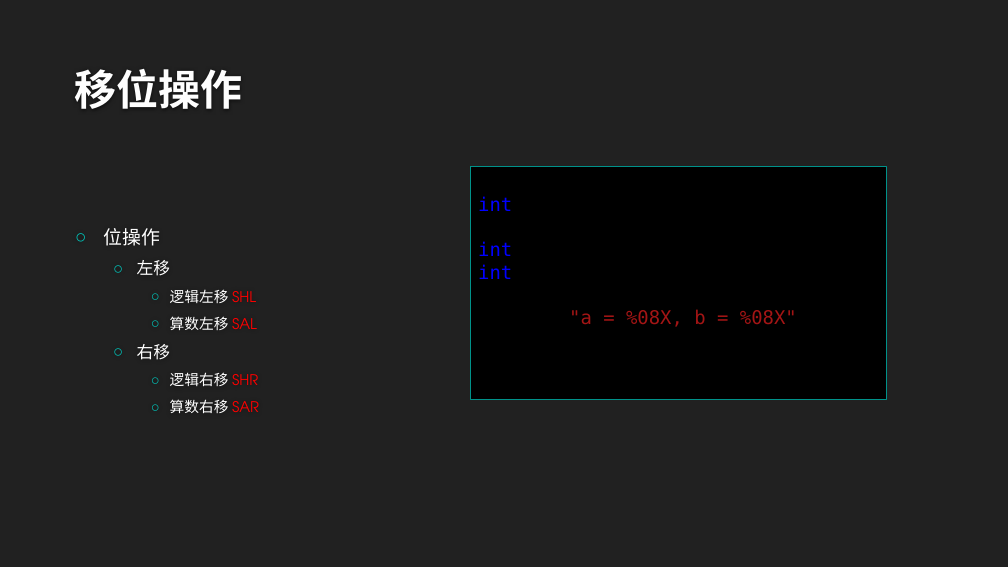
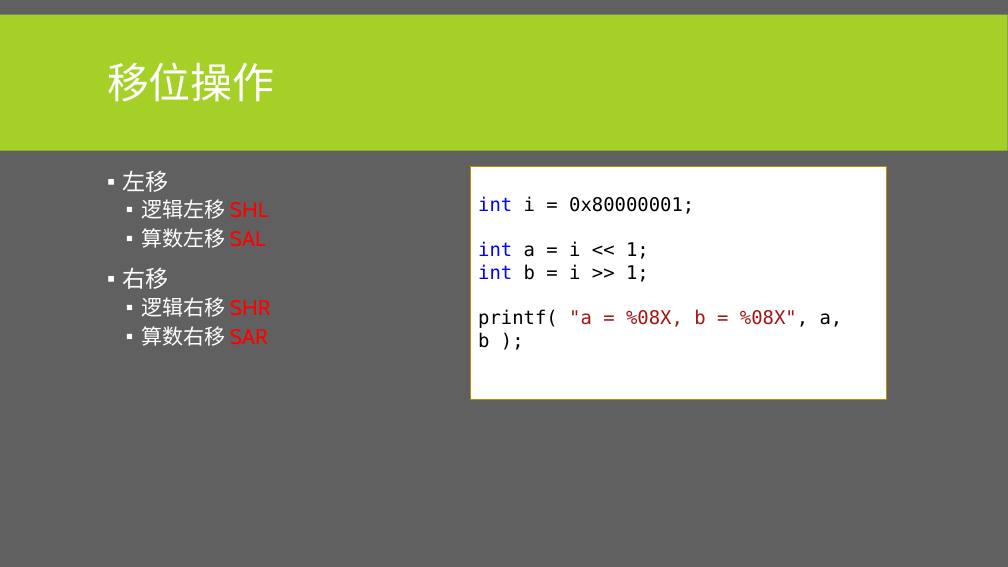
Before and after one commit to albertclass/Lessons, a slide deck: slide 16 of advance c++/courseware.pptx. Drawn at 1008x567 pixels with LibreOffice and Linux fonts; fonts in the diff are those of the drawing; background and template pictures are left out. Boxes give left, top, right and bottom in pixels: in the first picture for what was removed or moved away, otherwise in the second. Text is boxed around its words. In the diff, an @@ line names an element or a change of style, - is before the commit and + after.

```diff
--- a/advance c++/courseware.pptx
+++ b/advance c++/courseware.pptx
@@ background #212121 to #606060 @@
@@ rectangle added at <box>0,14,1008,150</box>, fill #A5D028 @@
@@ title "移位操作": place and size @@
-title "移位操作" at <box>75,69,243,109</box>
+title "移位操作" at <box>107,62,275,102</box>
@@ title "移位操作" at <box>107,62,275,102</box>: font TeX Gyre Adventor to Cabin, text colour #FEFEFE to #FFFFFF, bold off; line spacing 1 to 0.85; vertical alignment bottom to middle @@
@@ text "左移": place and size @@
-text "左移" at <box>104,228,259,413</box>
+text "左移" at <box>122,171,271,346</box>
@@ text "左移" at <box>122,171,271,346</box>: size 16 to 22 pt in "左移", "右移"; font TeX Gyre Adventor to Cabin; size 14 to 20 pt in "逻辑左移 SHL", "算数左移 SAL", "逻辑右移 SHR", "算数右移 SAR"; bullet ○ to ▪; list level 2 to 1 in "左移"; line spacing 1 to 0.9; bullet colour #00C6BB to #FFFFFF; list level 3 to 2 in "逻辑左移 SHL"; list level 3 to 2 in "算数左移 SAL"; list level 2 to 1 in "右移"; list level 3 to 2 in "逻辑右移 SHR"; list level 3 to 2 in "算数右移 SAR"; vertical alignment middle to top @@
@@ rectangle "int i = 0x80000001;" at <box>471,166,887,399</box>: fill #000000 to #FFFFFF; outline #00928A 1.25 pt to #BD8E00 1 pt @@
@@ text at <box>104,228,161,246</box>: paragraph removed @@
-○ 位操作
```
Also in this commit, not shown: 28 other slides changed, 5 slides added, 2 other files.
